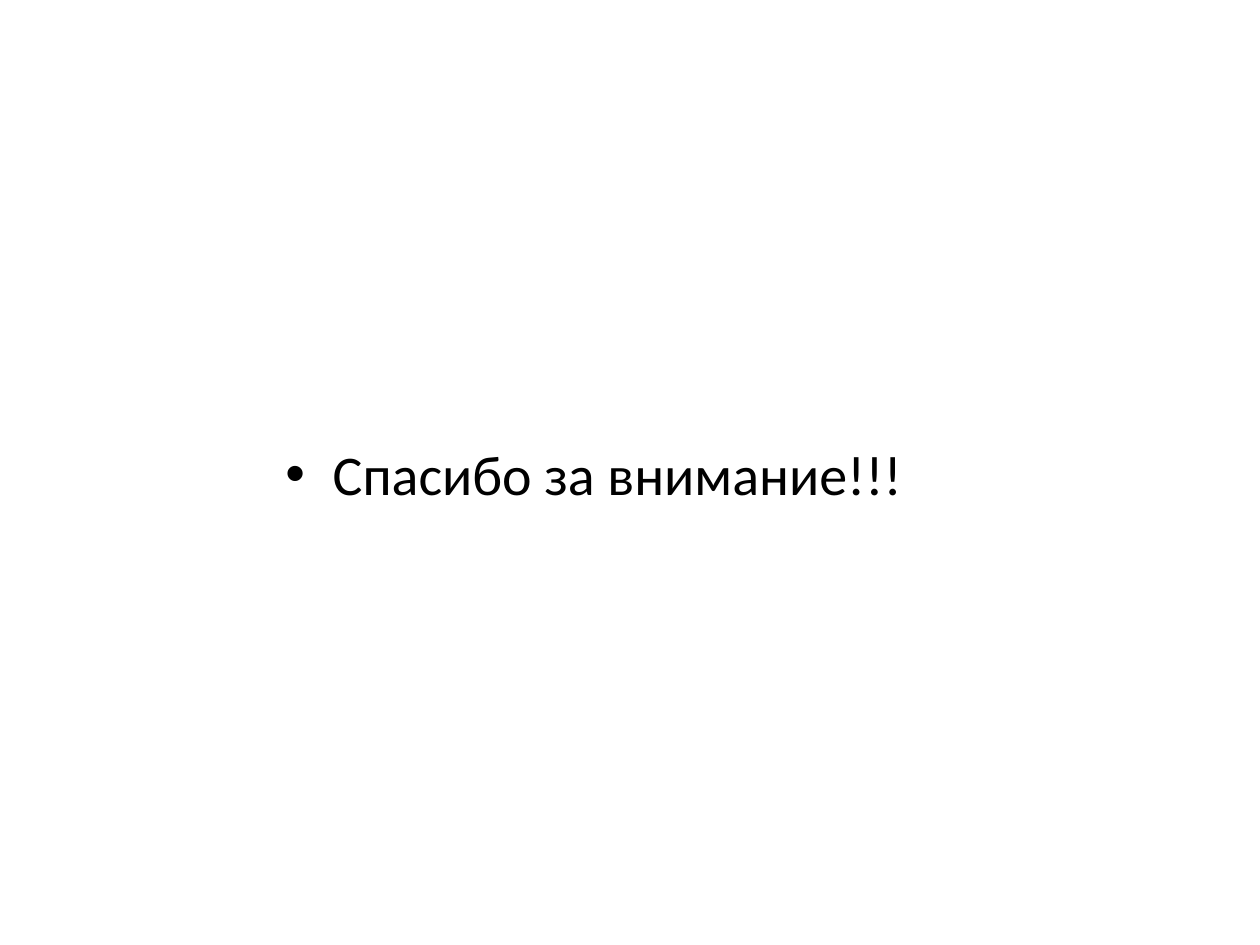
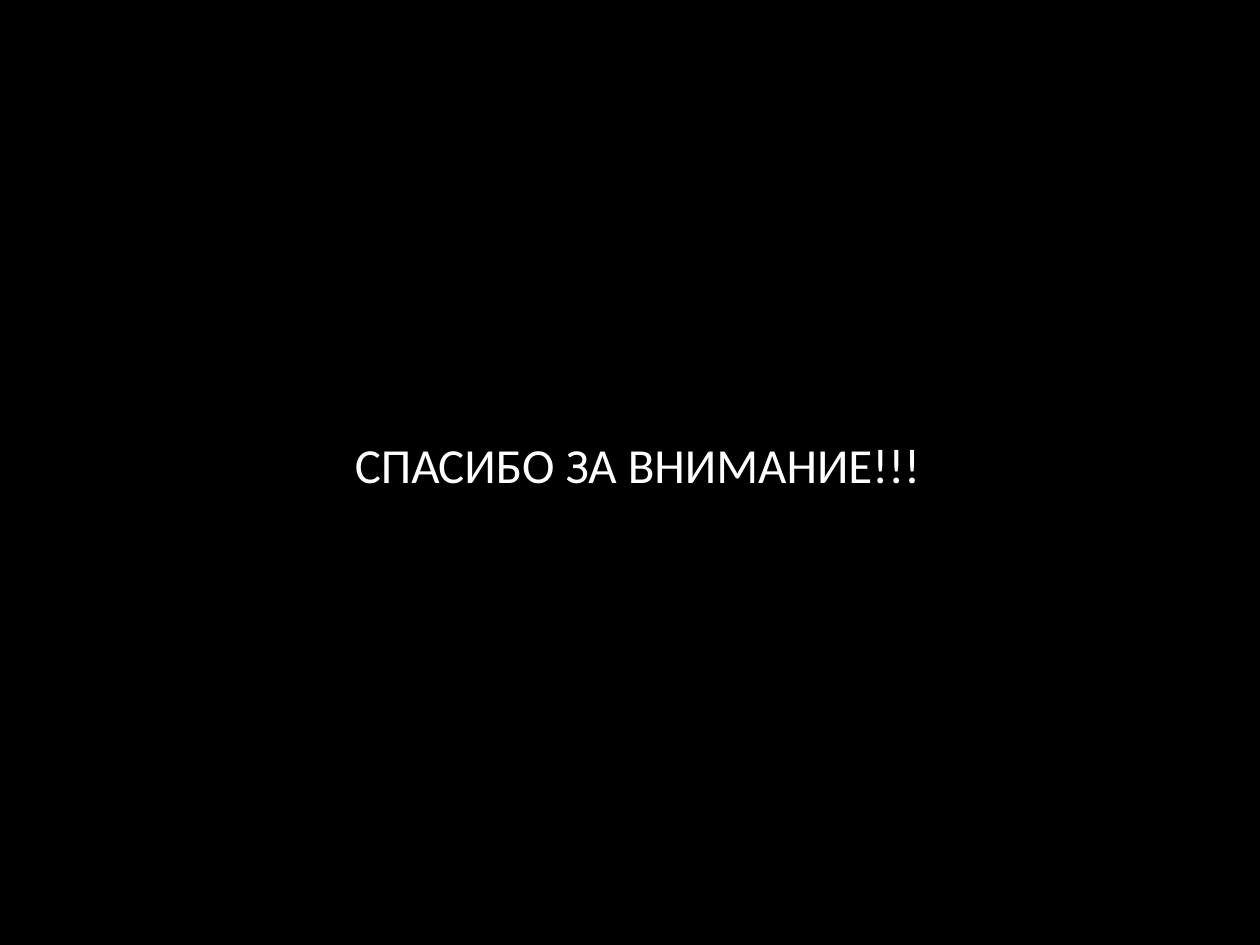
Before and after one commit to GhostOverdrive/SocialWeb-project-on-Python, a slide deck: slide 7 of Hello world!.pptx (slide 5 before the commit). Drawn at 1260x945 pixels with LibreOffice and Linux fonts; fonts in the diff are those of the drawing; background and template pictures are left out. Boxes give left, top, right and bottom in pixels: in the first picture for what was removed or moved away, otherwise in the second. Text is boxed around its words. In the diff, an @@ line names an element or a change of style, - is before the commit and + after.

```diff
--- a/Hello world!.pptx
+++ b/Hello world!.pptx
@@ background #FFFFFF to picture (left out) @@
@@ title "СПАСИБО ЗА ВНИМАНИЕ!!!" at bbox=[355, 450, 920, 484]: vertical alignment top to middle @@
@@ title at bbox=[355, 450, 920, 484]: text changed; size 32 to 28 pt; text colour #000000 to #FFFFFF @@
-• Спасибо за внимание!!!
+СПАСИБО ЗА ВНИМАНИЕ!!!
```
Also in this commit, not shown: 6 slides added, 4 slides removed.
